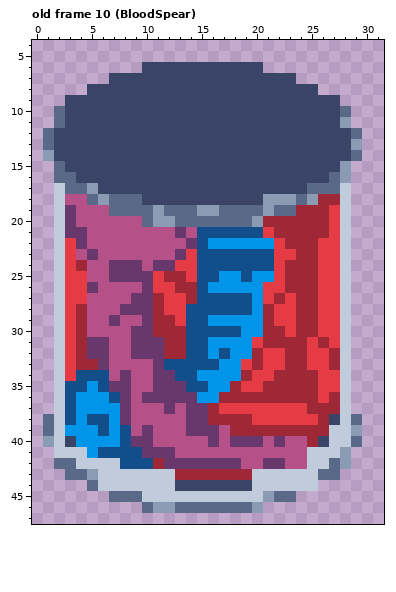
Two versions of one pixel-art file, Assets/Textures/Aseprite Filer/TestTube_Animations.aseprite. The first picture shows the starting point.
48x48 pixels, 10 frames. Shown: old frame 10 (BloodSpear): x 0..31, y 4..47. The commit also changed other frames, which this record leaves out.
New version:
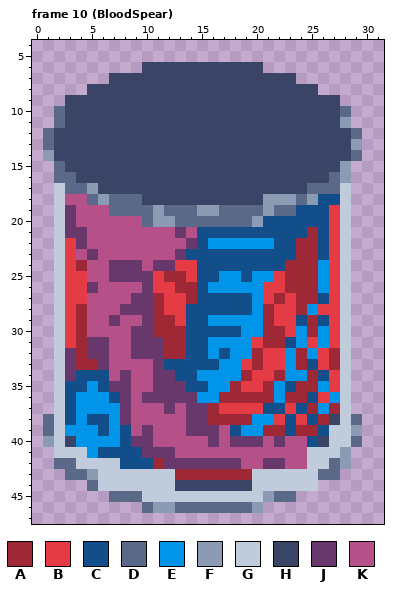
Palette (. is transparent): A #9e2835  B #e43b44  C #124e89  D #5a6988  E #0095e9  F #8b9bb4  G #c0cbdc  H #3a4466  J #68386c  K #b55088
A new or re-ordered frame is compared with the old frame closest to it.
The edit:
frames 10 -> 11
Frame 10 (BloodSpear) is new; against old frame 10 (BloodSpear), layer "TestTubH/Detaljer":
Colour A gives way to colour C in row 18 at x 26 to 27; in row 19 at x 24 to 26; in row 20 at x 21 to 26; in row 21 at x 22 to 24 and 26; in row 22 at x 23; in row 29 at x 24.
Colour A gives way to colour C in row 31 at x 23; in row 35 at x 23; in row 36 at x 25; in row 39 at x 18, 23 and 26; in row 40 at x 25.
Colour B gives way to colour C in row 21 at x 21; in row 22 at x 22 and 26; in row 23 at x 14, 22 to 23 and 26; in row 24 at x 22; in row 27 at x 26; in row 29 at x 26.
Colour B gives way to colour C in row 33 at x 25; in row 34 at x 26; in row 37 at x 21 to 22 and 24; in row 38 at x 23 and 25.
Colour A gives way to colour E in row 28 at x 25; in row 30 at x 24; in row 31 at x 24 and 26; in rows 32 to 33 at x 23; in row 34 at x 23 to 24; in row 35 at x 22.
Colour A gives way to colour E in row 36 at x 22 and 27; in row 37 at x 26; in row 39 at x 19 to 20.
Colour B gives way to colour E in rows 24 to 26 at x 26; in row 30 at x 26; in row 32 at x 25; in row 35 at x 26; in row 38 at x 20 to 21.
Colour B gives way to colour J in rows 32 to 34 at x 3.
